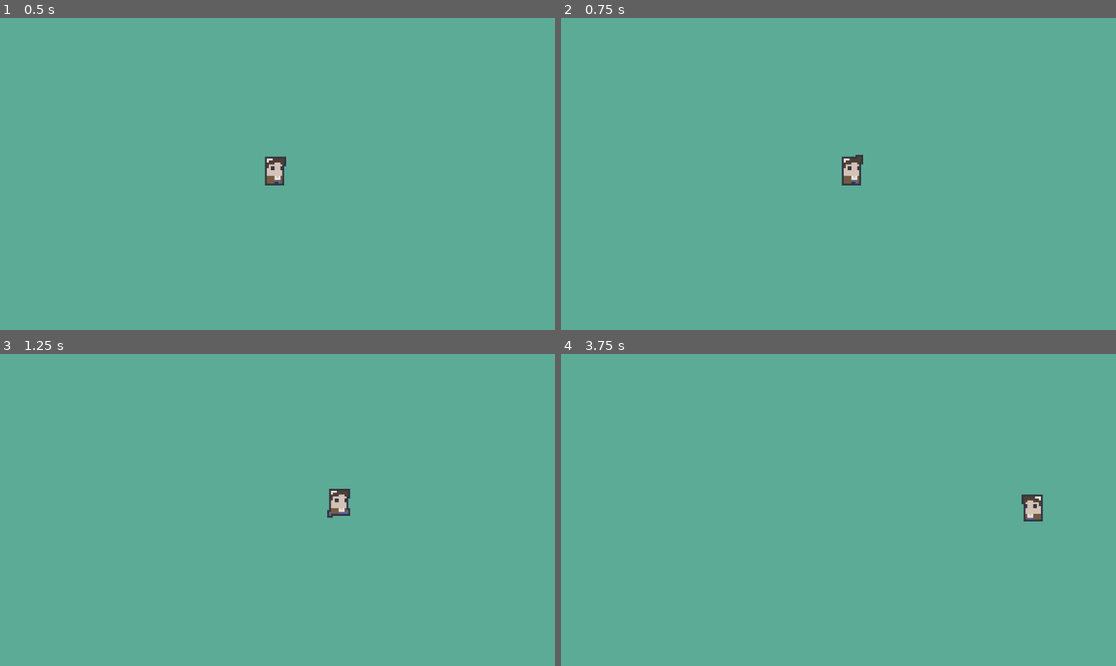
Above: before the commit, frames 1-4 (two rows, left to right).
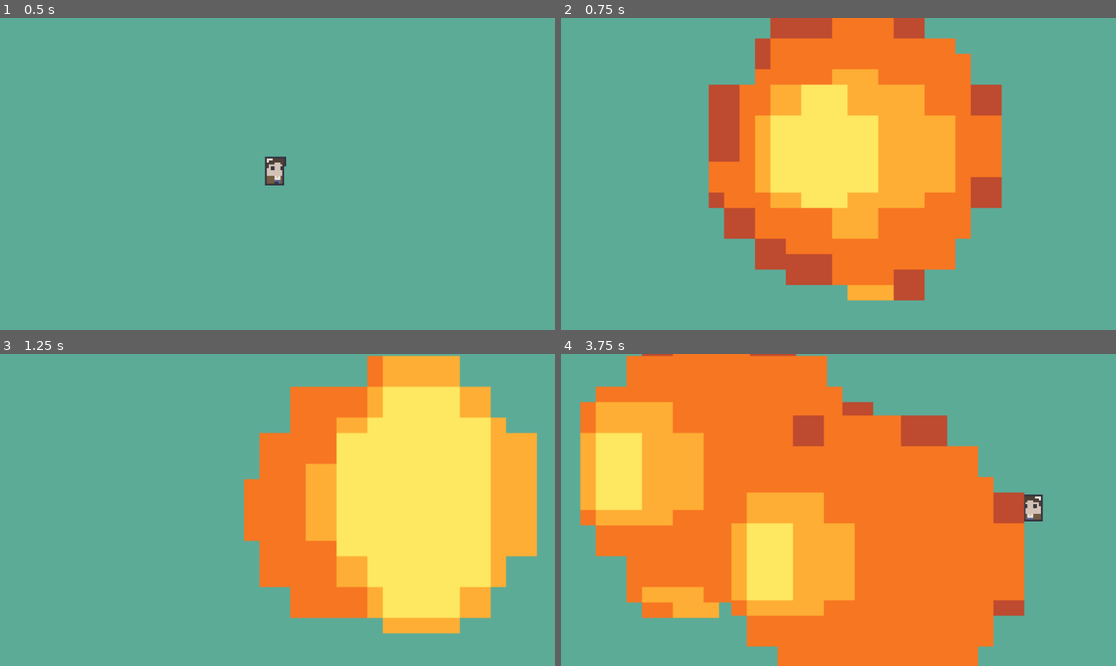
Above: after the commit, the same moments.

Repository: JuaniCargnel/Placeholder_Name
Game: Godot game, scene res://Scenes/Levels/TEST_LEVEL.tscn
Two runs of this game, one before a commit and one after it. Both use one fixed random seed, a clock stepped at 60 frames per second and the inputs below. The project has no main scene, so this scene is started directly.
Inputs (mouse positions are in pixels of both pictures, inside the frame that each line leads up to):
- Up to frame 1 (0.5 s): no input
- Up to frame 2 (0.75 s): tap Enter at 0.5 s; move the mouse to (960, 158) at 0.52 s; hold Right (ui_right) from 0.53 s (still down); click (960, 158) at 0.6 s
- Up to frame 3 (1.25 s): keep holding Right (ui_right)
- Up to frame 4 (3.75 s): move the mouse to (727, 525) at 1.27 s; release Right (ui_right) at 1.28 s; hold Down (ui_down) 1.28-2.03 s; tap Q (card_change) at 1.35, 3.6 s; move the mouse to (894, 441) at 2.02 s; hold Right (ui_right) 2.03-2.78 s; tap Space (dash) at 2.1 s; move the mouse to (810, 572) at 2.77 s; hold Up (ui_up) 2.78-3.53 s; click (810, 572) at 2.85 s; move the mouse to (1005, 556) at 3.52 s; hold Left (ui_left) from 3.53 s (still down)

Frame 1 is identical in both runs. In frame 2, 38% of the frame differs, in the area x 26-80%, y 0-91%; in frame 3, 36%; in frame 4, 62%, in the area x 3-84%, y 0-100%.

Commit message:
Fireball Card test

Diff:
--- a/Scenes/Cards/Projectile.tscn
+++ b/Scenes/Cards/Projectile.tscn
@@ -1,9 +1,35 @@
-[gd_scene load_steps=5 format=3 uid="uid://b7wjndds7g46x"]
+[gd_scene load_steps=10 format=3 uid="uid://b7wjndds7g46x"]
 
 [ext_resource type="Script" uid="uid://dfppmnxhkc7sp" path="res://Scripts/Cards/projectile.gd" id="1_nrohu"]
 [ext_resource type="PackedScene" uid="uid://gkvfqf4056mt" path="res://Scenes/Cards/ElementalZone.tscn" id="2_3lc7n"]
+[ext_resource type="Texture2D" uid="uid://bg7o4c0kpgwvk" path="res://Assets/Sprites/Cards/Fireball/FB500-1.png" id="3_xo2c6"]
+[ext_resource type="Texture2D" uid="uid://b87uegtwttn8j" path="res://Assets/Sprites/Cards/Fireball/FB500-2.png" id="4_fksgw"]
+[ext_resource type="Texture2D" uid="uid://bkfklywx6dchi" path="res://Assets/Sprites/Cards/Fireball/FB500-3.png" id="5_8es4m"]
+[ext_resource type="Texture2D" uid="uid://t7e82w1nud7x" path="res://Assets/Sprites/Cards/Fireball/FB500-4.png" id="6_3yw0j"]
+[ext_resource type="Texture2D" uid="uid://wng4jjqb7q3l" path="res://Assets/Sprites/Cards/Fireball/FB500-5.png" id="7_nex5d"]
 
 [sub_resource type="SpriteFrames" id="SpriteFrames_3lc7n"]
+animations = [{
+"frames": [{
+"duration": 1.0,
+"texture": ExtResource("3_xo2c6")
+}, {
+"duration": 1.0,
+"texture": ExtResource("4_fksgw")
+}, {
+"duration": 1.0,
+"texture": ExtResource("5_8es4m")
+}, {
+"duration": 1.0,
+"texture": ExtResource("6_3yw0j")
+}, {
+"duration": 1.0,
+"texture": ExtResource("7_nex5d")
+}],
+"loop": true,
+"name": &"fire",
+"speed": 7.0
+}]
 
 [sub_resource type="CircleShape2D" id="CircleShape2D_sp44n"]
 radius = 28.0179
@@ -14,9 +40,10 @@
 
 [node name="AnimatedSprite2D" type="AnimatedSprite2D" parent="."]
 sprite_frames = SubResource("SpriteFrames_3lc7n")
+animation = &"fire"
+frame_progress = 0.166795
 
 [node name="CollisionShape2D" type="CollisionShape2D" parent="."]
 shape = SubResource("CircleShape2D_sp44n")
 
 [connection signal="area_entered" from="." to="." method="_on_area_entered"]
-[connection signal="body_entered" from="." to="." method="_on_body_entered"]
--- a/Scenes/Enemies/dummy.tscn
+++ b/Scenes/Enemies/dummy.tscn
@@ -4,12 +4,10 @@
 
 [sub_resource type="RectangleShape2D" id="RectangleShape2D_8k3w3"]
 
-[node name="Dummy" type="Node2D" groups=["enemies"]]
+[node name="Dummy" type="Area2D" groups=["enemies"]]
 script = ExtResource("1_fotkt")
 
 [node name="Sprite2D" type="Sprite2D" parent="."]
 
-[node name="Area2D" type="Area2D" parent="."]
-
-[node name="CollisionShape2D" type="CollisionShape2D" parent="Area2D"]
+[node name="CollisionShape2D" type="CollisionShape2D" parent="."]
 shape = SubResource("RectangleShape2D_8k3w3")
--- a/Scenes/Levels/TEST_LEVEL.tscn
+++ b/Scenes/Levels/TEST_LEVEL.tscn
@@ -1,12 +1,13 @@
-[gd_scene load_steps=4 format=3 uid="uid://ceqry8futfrir"]
+[gd_scene load_steps=5 format=3 uid="uid://ceqry8futfrir"]
 
 [ext_resource type="PackedScene" uid="uid://ckleb2oi3jx" path="res://Scenes/Player/Player.tscn" id="1_jf8ei"]
+[ext_resource type="PackedScene" uid="uid://vm6yy4wuap3c" path="res://Scenes/Enemies/dummy.tscn" id="2_loc58"]
 
 [sub_resource type="RectangleShape2D" id="RectangleShape2D_jf8ei"]
 size = Vector2(20, 431)
 
 [sub_resource type="RectangleShape2D" id="RectangleShape2D_loc58"]
-size = Vector2(805, 26)
+size = Vector2(653, 20)
 
 [node name="TEST_LEVEL" type="Node2D"]
 
@@ -25,20 +26,29 @@
 position = Vector2(578, 311)
 zoom = Vector2(2, 2)
 
-[node name="Wall" type="Area2D" parent="." groups=["walls"]]
+[node name="Wall" type="Area2D" parent="." groups=["VWalls"]]
 
-[node name="CollisionShape2D" type="CollisionShape2D" parent="Wall" groups=["walls"]]
-position = Vector2(282, 309)
-shape = SubResource("RectangleShape2D_jf8ei")
-
-[node name="CollisionShape2D3" type="CollisionShape2D" parent="Wall" groups=["walls"]]
+[node name="CollisionShape2D" type="CollisionShape2D" parent="Wall" groups=["VWalls"]]
 position = Vector2(874, 308)
 shape = SubResource("RectangleShape2D_jf8ei")
 
-[node name="CollisionShape2D2" type="CollisionShape2D" parent="Wall"]
-position = Vector2(565, 139)
+[node name="Wall2" type="Area2D" parent="." groups=["VWalls"]]
+
+[node name="CollisionShape2D" type="CollisionShape2D" parent="Wall2" groups=["VWalls"]]
+position = Vector2(279, 307)
+shape = SubResource("RectangleShape2D_jf8ei")
+
+[node name="Wall3" type="Area2D" parent="." groups=["HWalls"]]
+
+[node name="CollisionShape2D" type="CollisionShape2D" parent="Wall3"]
+position = Vector2(575, 138)
 shape = SubResource("RectangleShape2D_loc58")
 
-[node name="CollisionShape2D4" type="CollisionShape2D" parent="Wall"]
-position = Vector2(570, 483)
+[node name="Wall4" type="Area2D" parent="." groups=["HWalls"]]
+
+[node name="CollisionShape2D" type="CollisionShape2D" parent="Wall4"]
+position = Vector2(578, 482)
 shape = SubResource("RectangleShape2D_loc58")
+
+[node name="Dummy" parent="." instance=ExtResource("2_loc58")]
+position = Vector2(418, 323)
--- a/Scripts/Cards/elemental_zone.gd
+++ b/Scripts/Cards/elemental_zone.gd
@@ -15,7 +15,7 @@
 func modulate_by_element():
 	match element:
 		"fire":
-			modulate = Color(1, 0.3, 0.1)
+			$CollisionShape2D.set_debug_color("ff00216b")
 		"water":
 			modulate = Color(0.2, 0.5, 1)
 		"ice":
--- a/Scripts/Cards/fireballCard.tres
+++ b/Scripts/Cards/fireballCard.tres
@@ -1,11 +1,13 @@
-[gd_resource type="Resource" script_class="FireballCard" load_steps=3 format=3 uid="uid://bcftld5imgd6m"]
+[gd_resource type="Resource" script_class="FireballCard" load_steps=4 format=3 uid="uid://bcftld5imgd6m"]
 
+[ext_resource type="PackedScene" uid="uid://gkvfqf4056mt" path="res://Scenes/Cards/ElementalZone.tscn" id="1_dle0r"]
 [ext_resource type="PackedScene" uid="uid://b7wjndds7g46x" path="res://Scenes/Cards/Projectile.tscn" id="1_y4jkc"]
 [ext_resource type="Script" uid="uid://owrrbh71epd8" path="res://Scripts/Cards/fireball_card.gd" id="2_dle0r"]
 
 [resource]
 script = ExtResource("2_dle0r")
 projectile_scene = ExtResource("1_y4jkc")
+elementalZone_scene = ExtResource("1_dle0r")
 name = "Fireball"
 cooldown = 1.0
 metadata/_custom_type_script = "uid://owrrbh71epd8"
--- a/Scripts/Cards/fireball_card.gd
+++ b/Scripts/Cards/fireball_card.gd
@@ -13,11 +13,11 @@
 	var projectile = projectile_scene.instantiate()
 	projectile.global_position = user.global_position
 
-	# Obtenemos la posición global del mouse desde el viewport
-	var mouse_pos := user.get_viewport().get_mouse_position()
+	var mouse_pos := user.get_viewport().get_camera_2d().get_global_mouse_position()
 	projectile.direction = (mouse_pos - user.global_position).normalized()
 
+	projectile.max_bounces = 2
+	projectile.zone_radius = 80
+	projectile.damage = 50
 	projectile.element = "fire"
-
-	# Aseguramos que se agregue correctamente a la escena activa
 	user.get_tree().current_scene.add_child(projectile)
--- a/Scripts/Cards/projectile.gd
+++ b/Scripts/Cards/projectile.gd
@@ -1,55 +1,56 @@
 extends Area2D
 
+@onready var sprite: AnimatedSprite2D = $AnimatedSprite2D
 @export var speed: float = 200.0
 @export var direction: Vector2
 @export var element: String = "fire"
 @export var max_bounces: int = 1
-@export var elemental_zone_scene: PackedScene  # ← Exportamos la escena modular
+@export var elemental_zone_scene: PackedScene
 @export var zone_duration: float = 3.0
 @export var zone_radius: float = 32.0
+@export var damage: int = 10
 
 var bounces_left := 1
+var recently_bounced := false
 
 func _ready():
 	bounces_left = max_bounces
 
+	if sprite.sprite_frames.has_animation(element):
+		sprite.play(element)
+	else:
+		push_warning("No se encontró animación para el elemento: " + element)
+
 func _physics_process(delta):
 	position += direction * speed * delta
 
-	var viewport_size = get_viewport_rect().size
-
-		# Rebote horizontal
-	if (position.x < 0 or position.x > viewport_size.x) and bounces_left > 0:
-		direction.x *= -1
-		bounces_left -= 1
-
-	# Rebote vertical
-	if (position.y < 0 or position.y > viewport_size.y) and bounces_left > 0:
-		direction.y *= -1
-		bounces_left -= 1
-
-func _on_body_entered(body):
-	if body.is_in_group("enemies"):  # Si impacta con un enemigo
+func _on_area_entered(area):
+	if area.is_in_group("enemies"):
+		if area.has_method("take_damage"):
+			area.take_damage(damage)
 		spawn_elemental_zone()
 		queue_free()
 
-func _on_area_entered(area):
-	# Suponiendo que choca con paredes
 	if bounces_left > 0:
-		if area.is_in_group("walls"):
-			var wall_pos = area.global_position
-			var normal = (global_position - wall_pos).normalized()
-			direction = direction.bounce(normal)
+		if area.is_in_group("HWalls"):
+			direction.y *= -1
+			bounces_left -= 1
+		elif area.is_in_group("VWalls"):
+			direction.x *= -1
 			bounces_left -= 1
 	else:
 		spawn_elemental_zone()
-		queue_free()
+		call_deferred("queue_free")  # ← para evitar error de flush
+
 
 func spawn_elemental_zone():
 	if elemental_zone_scene:
-		var zone = elemental_zone_scene.instantiate()
-		zone.global_position = global_position
-		zone.element = element
-		zone.duration = zone_duration
-		zone.radius = zone_radius
-		get_tree().current_scene.add_child(zone)
+		call_deferred("_spawn_zone")
+
+func _spawn_zone():
+	var zone = elemental_zone_scene.instantiate()
+	zone.global_position = global_position
+	zone.element = element
+	zone.duration = zone_duration
+	zone.radius = zone_radius
+	get_tree().current_scene.add_child(zone)
--- a/Scripts/Enemies/dummy.gd
+++ b/Scripts/Enemies/dummy.gd
@@ -1,4 +1,4 @@
-extends Node2D
+extends Area2D
 
 @export var max_health := 100
 var health := max_health
@@ -6,6 +6,8 @@
 func _ready():
 	health = max_health
 
+
+
 func take_damage(amount: int) -> void:
 	health -= amount
 	print("Dummy recibió ", amount, " de daño. Vida restante: ", health)
Binary file added: Assets/Sprites/Cards/Fireball/B500-2.PNG
Not shown, added: Assets/Sprites/Cards/Fireball/B500-2.PNG.import
Binary file added: Assets/Sprites/Cards/Fireball/B500-3.PNG
Not shown, added: Assets/Sprites/Cards/Fireball/B500-3.PNG.import
Binary file added: Assets/Sprites/Cards/Fireball/B500-4.PNG
Not shown, added: Assets/Sprites/Cards/Fireball/B500-4.PNG.import
Binary file added: Assets/Sprites/Cards/Fireball/FB500-1.png
Not shown, added: Assets/Sprites/Cards/Fireball/FB500-1.png.import
Binary file added: Assets/Sprites/Cards/Fireball/FB500-2.png
Not shown, added: Assets/Sprites/Cards/Fireball/FB500-2.png.import
Binary file added: Assets/Sprites/Cards/Fireball/FB500-3.png
Not shown, added: Assets/Sprites/Cards/Fireball/FB500-3.png.import
(and 4 more such lines)
